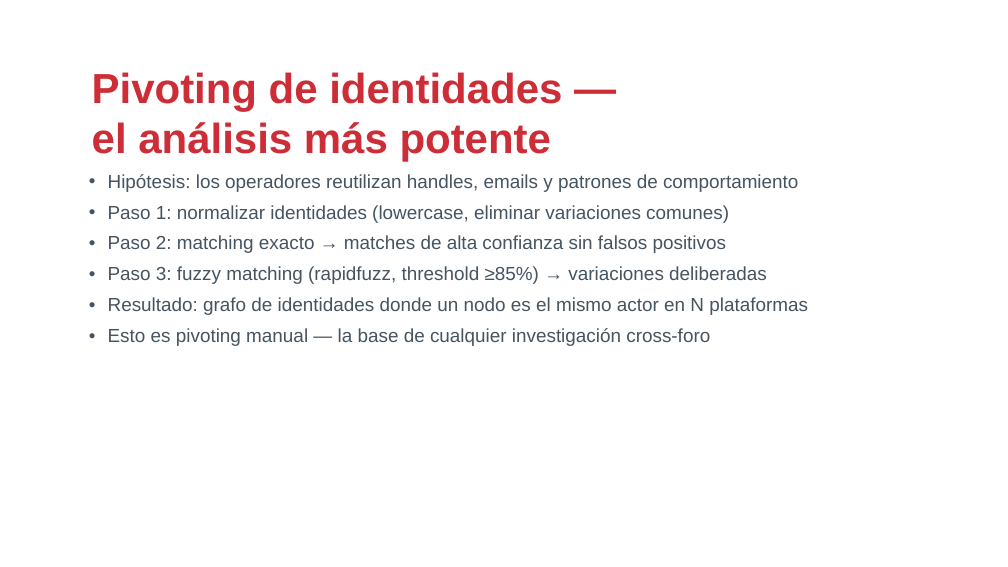
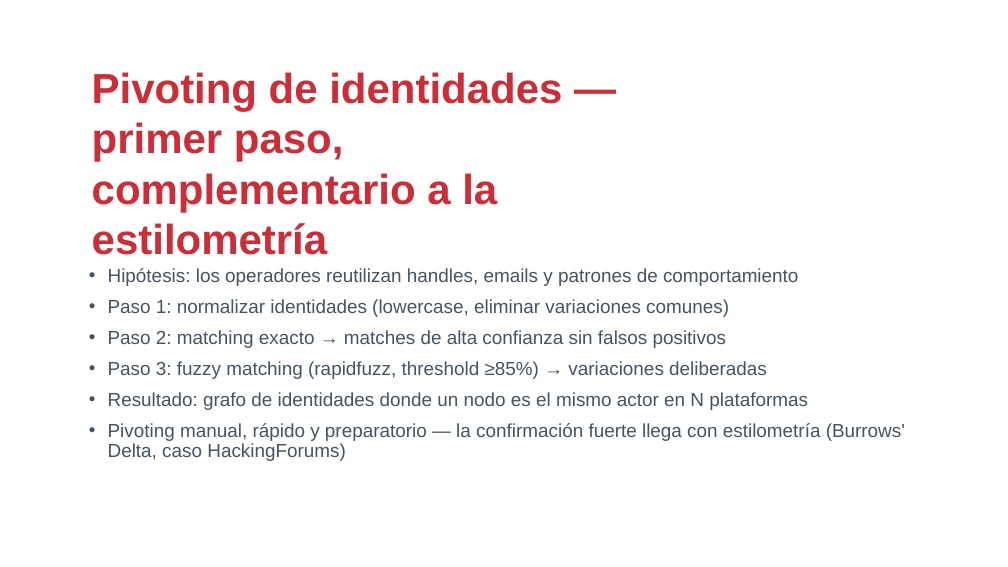
Before and after one commit to drj3ky11/FearOfTheDark, a slide deck: slide 8 of bloque1_bigdata/csbc26_b1_bigdata.pptx. Drawn at 1008x567 pixels with LibreOffice and Linux fonts; fonts in the diff are those of the drawing; background and template pictures are left out. Boxes give left, top, right and bottom in pixels: in the first picture for what was removed or moved away, otherwise in the second. Text is boxed around its words. In the diff, an @@ line names an element or a change of style, - is before the commit and + after.

Commit message:
docs: bloque1 profundiza detección de comunidades Louvain, caso CardingForums referencia bloque1
Bloque1 (demo_bigdata.ipynb) añade sección de Louvain/modularidad con
comentarios didácticos línea a línea y regenera las diapositivas.
02_analisis_estructural.ipynb recorta las explicaciones ya cubiertas
en bloque1 y las sustituye por preguntas de análisis específicas del
mercado de CardingForums.

```diff
--- a/bloque1_bigdata/csbc26_b1_bigdata.pptx
+++ b/bloque1_bigdata/csbc26_b1_bigdata.pptx
@@ text at box(92, 72, 562, 255): text changed @@
-Pivoting de identidades — el análisis más potente
+Pivoting de identidades — primer paso, complementario a la estilometría
@@ text "Hipótesis: los operadores reutilizan handles, ...": place and size @@
-text "Hipótesis: los operadores reutilizan handles, ..." at box(108, 174, 808, 346)
+text "Hipótesis: los operadores reutilizan handles, ..." at box(108, 268, 905, 461)
@@ text at box(108, 423, 905, 461): text changed @@
-• Esto es pivoting manual — la base de cualquier investigación cross-foro
+• Pivoting manual, rápido y preparatorio — la confirmación fuerte llega con estilometría (Burrows' Delta, caso HackingForums)
```
Also in this commit, not shown: 11 other slides changed, 2 other files.
